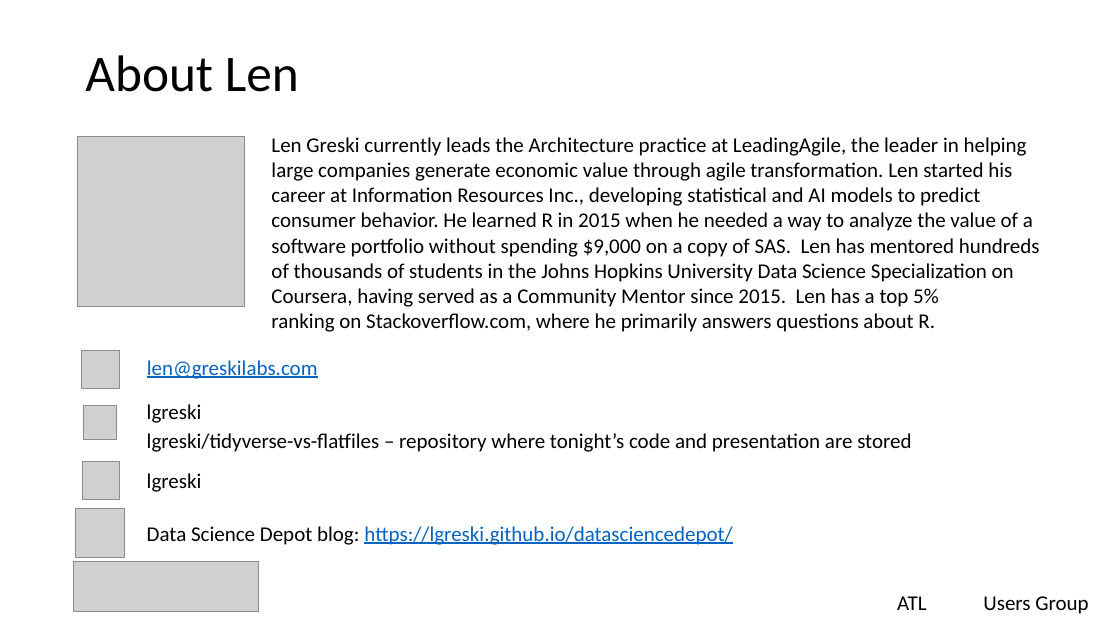
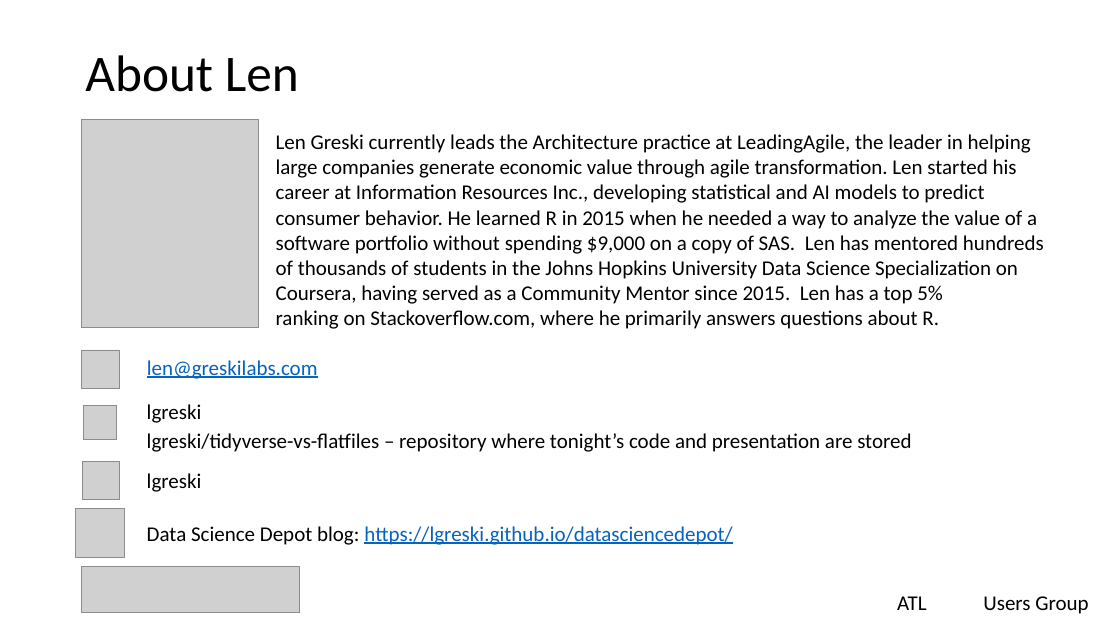
Before and after one commit to lgreski/tidycensus-vs-flatfiles, a slide deck: slide 32 of presentations/tidycensusVsFlatfiles.pptx (slide 26 before the commit). Drawn at 1120x630 pixels with LibreOffice and Linux fonts; fonts in the diff are those of the drawing; grey boxes stand for pictures; background and template pictures are left out. Boxes give left, top, right and bottom in pixels: in the first picture for what was removed or moved away, otherwise in the second. Text is boxed around its words. In the diff, an @@ line names an element or a change of style, - is before the commit and + after.

```diff
--- a/presentations/tidycensusVsFlatfiles.pptx
+++ b/presentations/tidycensusVsFlatfiles.pptx
@@ picture: place and size @@
-picture at (77, 137, 245, 307)
+picture at (81, 119, 258, 327)
@@ text "Len Greski currently leads the ...": place and size @@
-text "Len Greski currently leads the ..." at (271, 137, 1040, 332)
+text "Len Greski currently leads the ..." at (276, 134, 1044, 329)
@@ picture: place and size @@
-picture at (74, 562, 259, 612)
+picture at (81, 567, 299, 613)
```
Also in this commit, not shown: 6 slides added, 1 other file.
